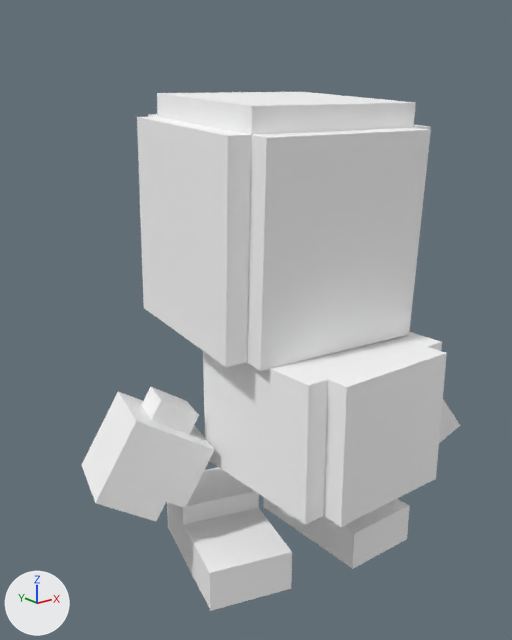
The FBX model Project Marchen/Assets/Humanoid_Player.fbx, before and after one commit.
Rendered twice from a 50 mm lens placed at (-0.042, -0.049, 0.0404), pointed at (-0.0023, 0.0006, 0.0206). The lights are fixed; the arrows at lower left show +X, +Y and +Z.

Objects in the first picture: 'Body', 'Head', 'LeftFoot', 'LeftHand', 'RightFoot', 'RightHand'.
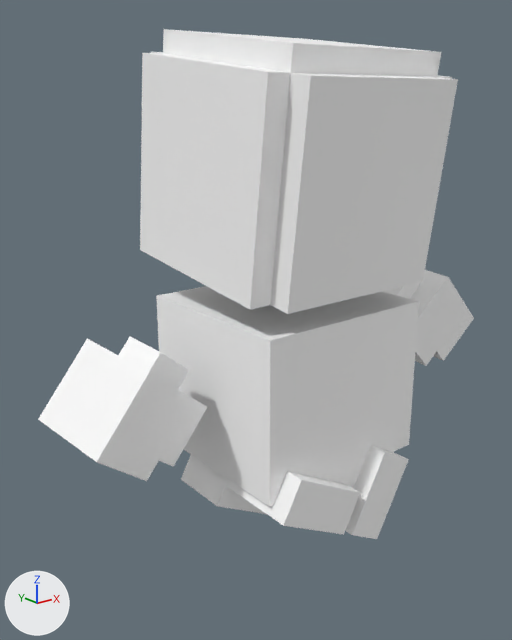
What the commit changed:
Object 'Head' (ob_head) moves from (0.0, 0.0004, 0.0277) to (0.0, -0.0009, 0.0328).
Object 'Head' (ob_head) turns from (-177, -0.7, -6.3) to (-173, 0, 0) degrees about x, y and z.
Object 'Head' (ob_head) is rescaled from (0.002, 0.002, 0.002) to (0.002, 0.00206, 0.0019).
Object 'RightFoot' (ob_rightfoot) moves from (-0.0058, 0.0019, -0.0001) to (-0.005, -0.0029, 0.0058).
Object 'RightFoot' (ob_rightfoot) turns from (180, 0, -16) to (-0.2, -28, 180) degrees about x, y and z.
Object 'RightHand' (ob_righthand) moves from (-0.0115, 0.0037, 0.0099) to (-0.0153, 0.0001, 0.0167).
Object 'RightHand' (ob_righthand) turns from (174, -60, -12) to (-11, 51, -180) degrees about x, y and z.
Object 'RightHand' (ob_righthand) is rescaled from (0.002, 0.002, 0.002) to (-0.0019, -0.002, -0.00209).
Object 'LeftFoot' (ob_leftfoot) moves from (0.0064, -0.0005, -0.0001) to (0.0043, -0.0029, 0.0047).
Object 'LeftFoot' (ob_leftfoot) turns from (-180, 0, -0.7) to (0.1, 61, 180) degrees about x, y and z.
Object 'LeftHand' (ob_lefthand) moves from (0.0111, -0.0037, 0.0105) to (0.0171, 0.0, 0.0185).
Object 'LeftHand' (ob_lefthand) turns from (175, 55, -26) to (-176, 46, -0.3) degrees about x, y and z.
Object 'LeftHand' (ob_lefthand) is rescaled from (0.002, 0.002, 0.002) to (0.00191, 0.00247, 0.00199).
Object 'Body' (ob_body) moves from (0.0, -0.0098, 0.0138) to (0.0, -0.001, 0.0112).
Object 'Body' (ob_body) turns from (90, 0, 0) to (180, 0, 0) degrees about x, y and z.
Object 'Body' (ob_body) is rescaled from (0.002, 0.002, 0.002) to (0.00221, 0.0028, 0.00208).

Location of each change, (x1, y1, x2, y2) in pixels of the pictures (512 x 640 px):
'Head', moved, turned, rescaled
    before: (137, 92, 431, 371)
    after: (140, 29, 458, 314)
'Body', moved, turned, rescaled
    before: (203, 332, 447, 527)
    after: (156, 286, 419, 507)
'RightHand', moved, turned, rescaled
    before: (82, 387, 214, 521)
    after: (38, 336, 207, 481)
'RightFoot', moved, turned
    before: (167, 467, 292, 611)
    after: (181, 455, 360, 535)
'LeftFoot', moved, turned
    before: (263, 498, 410, 569)
    after: (345, 445, 409, 539)
'LeftHand', moved, turned, rescaled
    before: (439, 400, 460, 443)
    after: (382, 270, 474, 366)
